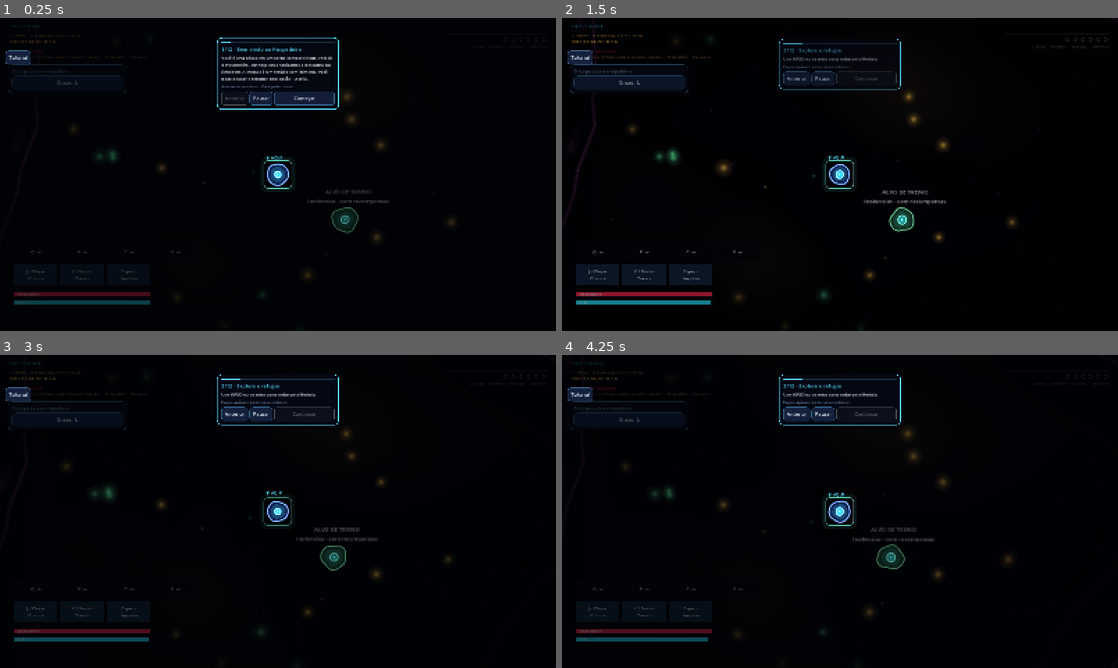
Above: before the commit, frames 1-4 (two rows, left to right).
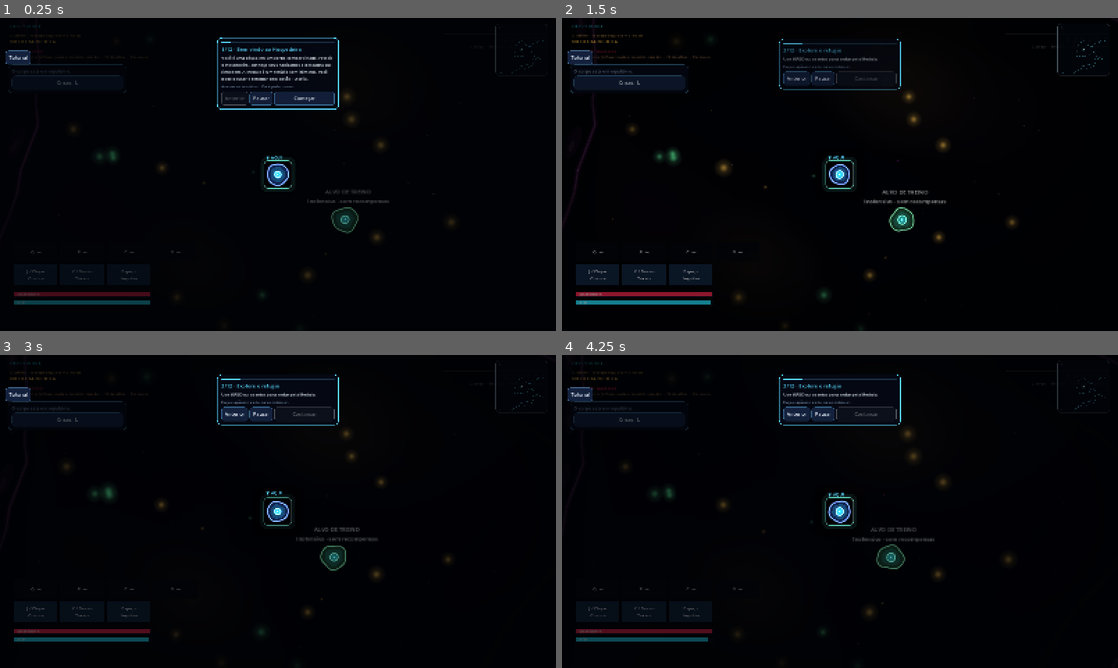
Above: after the commit, the same moments.

Repository: jodaltro/mmorpg
Game: Godot game, scene res://scenes/main.tscn
Same seed, same stepped clock (60 frames per second), same inputs: the game is played once before the commit and once after it.
Inputs:
- Up to frame 1 (0.25 s): no input
- Up to frame 2 (1.5 s): click "REINICIAR MUNDO" at 0.5 s; click "Começar" at 1.25 s
- Up to frame 3 (3 s): click "CONFIRMAR? apaga tudo" at 2 s; click "REINICIAR MUNDO" at 2.75 s
- Up to frame 4 (4.25 s): click "REINICIAR MUNDO" at 3.5 s

The runs differ from the first frame. In frame 1, less than 0.1% of the frame differs, in the area x 89-98%, y 2-18%; in frame 2, 0.1%, in the area x 89-99%, y 1-19%; in frame 3, less than 0.1%; in frame 4, less than 0.1%.

Commit message:
fix(hospedeiro): reset now archives client saves; minimap on the PC
Co-Authored-By: Claude Sonnet 5.5 <noreply@anthropic.com>

Diff:
--- a/clients/hospedeiro/scripts/runtime/bio_touch_minimap.gd
+++ b/clients/hospedeiro/scripts/runtime/bio_touch_minimap.gd
@@ -1,6 +1,6 @@
 class_name BioTouchMinimap
 extends Control
-## Compact atlas using only already visited regions; tap opens the full map.
+## Compact atlas (the whole body, the cell, the route and a ring on every crisis); a tap or a click opens the full map.
 var world: BioWorld
 var _body := {}
 var _age := 0.0
@@ -13,7 +13,8 @@
 	mouse_filter = Control.MOUSE_FILTER_STOP
 
 func _gui_input(event: InputEvent) -> void:
-	if event is InputEventScreenTouch and event.pressed:
+	var tapped: bool = (event is InputEventScreenTouch and event.pressed) or (event is InputEventMouseButton and event.button_index == MOUSE_BUTTON_LEFT and event.pressed)
+	if tapped:
 		world.atlas.toggle()
 		accept_event()
 
--- a/clients/hospedeiro/scripts/runtime/bio_world.gd
+++ b/clients/hospedeiro/scripts/runtime/bio_world.gd
@@ -42,6 +42,7 @@
 var touch: BioTouchControls
 var display: BioDisplay
 var online_client: BioOnlineClient
+var pc_minimap: BioTouchMinimap  # the small map of the PC (the touch controls carry their own)
 
 ## Classes the test menu goes straight to.
 const DEBUG_CLASSES := [&"macrofago", &"neutrofilo", &"dendritica", &"linfocito_b", &"t_citotoxico", &"t_auxiliar", &"mastocito", &"eosinofilo", &"celula_nk", &"t_regulador"]
@@ -225,6 +226,8 @@
 		add_child(online_client)
 	if BioPlatform.is_touch():
 		_build_for_touch()
+	else:
+		_build_pc_minimap()
 	tutorial = BioTutorial.new()
 	tutorial.world = self
 	if BioPersonalLink.wanted(): tutorial.persistence_path = "user://hospedeiro_personal_tutorial.json"
@@ -250,6 +253,23 @@
 
 
 ## A phone or tablet: the interface sized for a thumb, the on-screen controls, and the HUD rearranged around them.
+## The small map in the top-right corner of the PC: the whole body, the cell, the route and a ring on every crisis. A click opens the atlas.
+func _build_pc_minimap() -> void:
+	var layer := CanvasLayer.new()
+	layer.name = "MinimapLayer"
+	layer.layer = 11
+	add_child(layer)
+	pc_minimap = BioTouchMinimap.new()
+	pc_minimap.name = "Minimap"
+	pc_minimap.configure(self)
+	layer.add_child(pc_minimap)
+	pc_minimap.set_anchors_and_offsets_preset(Control.PRESET_TOP_RIGHT)
+	pc_minimap.offset_left = -24.0 - 150.0
+	pc_minimap.offset_right = -24.0
+	pc_minimap.offset_top = 16.0
+	pc_minimap.offset_bottom = 16.0 + 150.0
+
+
 func _build_for_touch() -> void:
 	var stride := BioPlatform.query_param("stride")
 	BioCellBody.background_stride = int(stride) if stride.is_valid_int() else 2
--- a/clients/hospedeiro/tests/test_living_world.gd
+++ b/clients/hospedeiro/tests/test_living_world.gd
@@ -209,3 +209,13 @@
 	var side := {"key": "x|p1", "def": "x", "state": "offered", "title": "Qualquer missão", "giver": "neva"}
 	world.sync.apply_view(_view(10, [], []).merged({"quests": [side]}, true))
 	assert_true(not world.sync.has_method("_apply_quests") and not world.sync.system.has_method("show_offer"), "the interface has no place for a mission")
+
+
+func test_the_pc_has_a_minimap_that_opens_the_atlas() -> void:
+	assert_true(world.pc_minimap != null and world.pc_minimap.is_visible_in_tree(), "the small map is on the screen of the PC")
+	var click := InputEventMouseButton.new()
+	click.button_index = MOUSE_BUTTON_LEFT
+	click.pressed = true
+	world.pc_minimap._gui_input(click)
+	assert_true(world.atlas.is_open(), "a click opens the whole atlas")
+	world.atlas.close()
Not shown, changed: Docs/Validation/2026-10-28-hospedeiro-p10-p11-cliente.md
Not shown, changed: scripts/hospedeiro-reset.ps1
